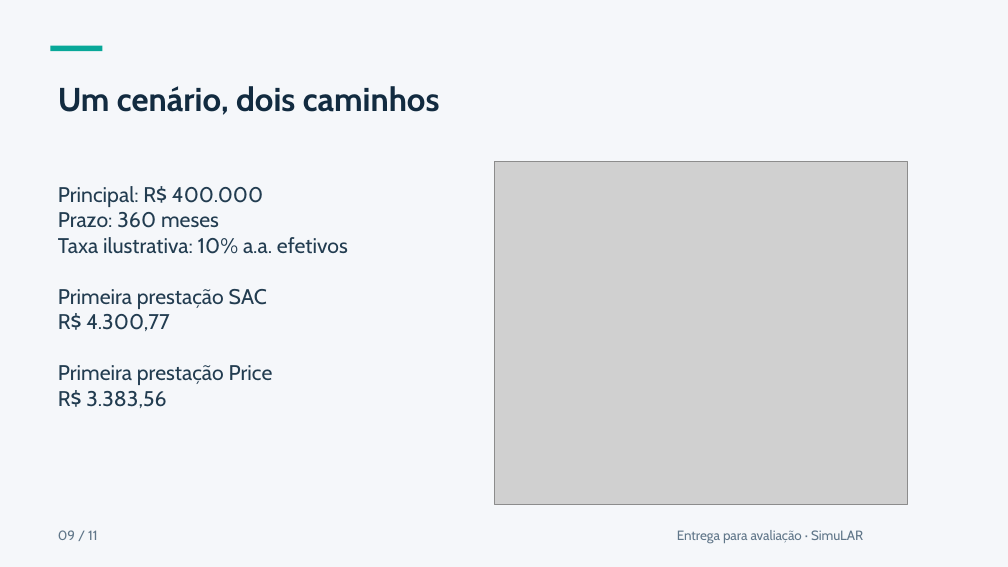
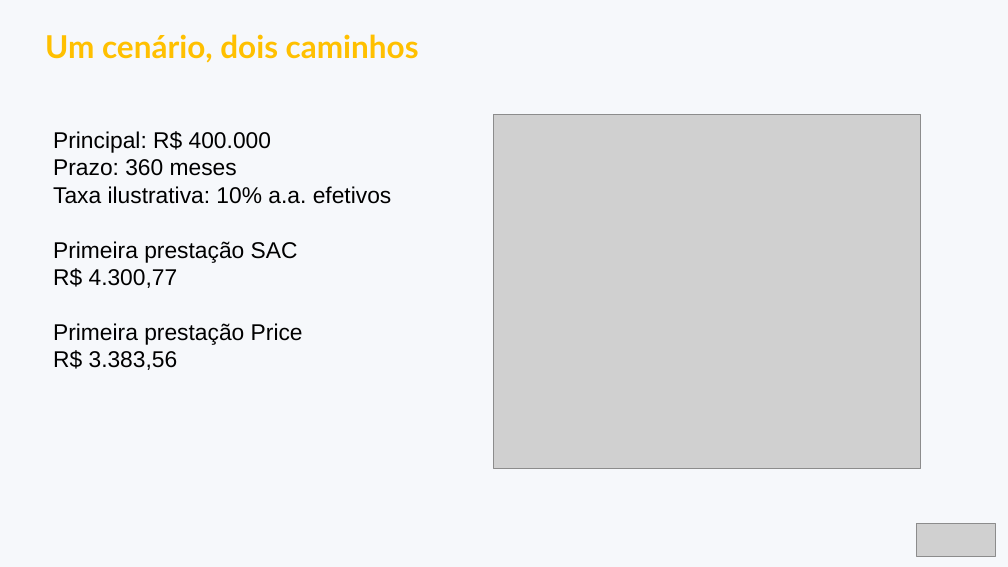
Before and after one commit to eber-ops/SimuLAR, a slide deck: slide 9 of apresentacao/simular-apresentacao-final.pptx. Drawn at 1008x567 pixels with LibreOffice and Linux fonts; fonts in the diff are those of the drawing; grey boxes stand for pictures. Boxes give left, top, right and bottom in pixels: in the first picture for what was removed or moved away, otherwise in the second. Text is boxed around its words. In the diff, an @@ line names an element or a change of style, - is before the commit and + after.

```diff
--- a/apresentacao/simular-apresentacao-final.pptx
+++ b/apresentacao/simular-apresentacao-final.pptx
@@ background #F5F7FA to #F6F8FB @@
@@ text "Um cenário, dois caminhos": place and size @@
-text "Um cenário, dois caminhos" at [58, 86, 440, 115]
+text "Um cenário, dois caminhos" at [45, 34, 419, 63]
@@ text "Um cenário, dois caminhos" at [45, 34, 419, 63]: size 31.5 to 30 pt, font Cabin to Lato, text colour #122B40 to #FFC000 @@
@@ rectangle removed at [51, 45, 103, 51] @@
@@ picture: place and size @@
-picture at [495, 162, 907, 504]
+picture at [494, 114, 921, 469]
@@ text "Principal: R$ 400.000": place and size @@
-text "Principal: R$ 400.000" at [58, 186, 348, 408]
+text "Principal: R$ 400.000" at [53, 131, 392, 370]
@@ text "Principal: R$ 400.000" at [53, 131, 392, 370]: size 20.2 to 21.8 pt, font Cabin to Arial, text colour #223C50 to #000000 @@
@@ text removed at [58, 530, 98, 540] @@
-09 / 11
@@ text removed at [677, 530, 863, 543] @@
-Entrega para avaliação · SimuLAR
@@ picture added at [917, 524, 995, 557] @@
```
Also in this commit, not shown: 9 other slides changed, 1 slide added, 1 slide removed.
